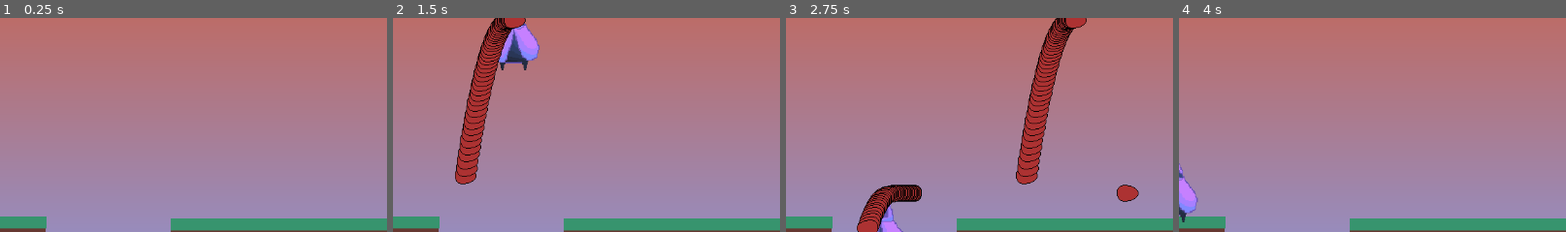
Above: before the commit, frames 1-4 (left to right).
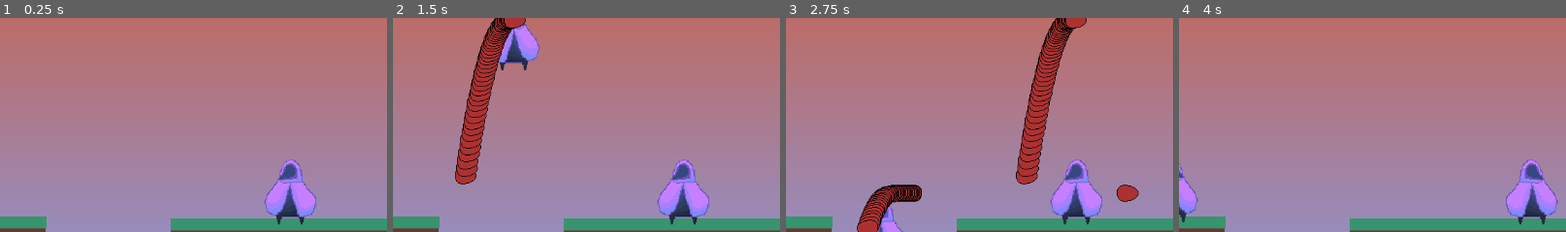
Above: after the commit, the same moments.

Repository: williammartinek22/PlatformFighter
Game: Godot game, scene res://main_scene.tscn
Same seed, same stepped clock (60 frames per second), same inputs: the game is played once before the commit and once after it. This scene is started directly instead of the project's main scene.
Inputs:
- Up to frame 1 (0.25 s): no input
- Up to frame 2 (1.5 s): tap Enter (ui_accept) at 0.5, 0.77 s; hold C (C) 0.53-1.28 s; hold Right (ui_right) from 0.53 s (still down); tap S (S) at 0.8, 1.35 s
- Up to frame 3 (2.75 s): tap Enter (ui_accept) at 1.52 s; tap Z (Z) at 1.55, 2.1 s; release Right (ui_right) at 2.03 s; hold Left (ui_left) from 2.03 s (still down); hold C (C) from 2.03 s (still down)
- Up to frame 4 (4 s): release Left (ui_left) at 2.78 s; release C (C) at 2.78 s; hold Right (ui_right) from 2.78 s (still down); tap C (C) at 2.85 s; tap Enter (ui_accept) at 3.02, 3.77 s; tap S (S) at 3.05 s; tap R (R) at 3.6 s; tap Z (Z) at 3.8 s
The pictures show only the part of the screen within x 33-83%, y 9-59%; the shares and areas given below are measured in that part.

The runs differ from the first frame. In frame 1, 2.4% of the frame differs, in the area x 68-82%, y 66-97%; in frame 2, 2.4%; in frame 3, 2.4%; in frame 4, 2.4%, in the area x 84-98%, y 66-97%.

Commit message:
Fixed an error preventing players from spawning correctly

Diff:
--- a/Multiplayer/multiplayer_manager.gd
+++ b/Multiplayer/multiplayer_manager.gd
@@ -5,14 +5,8 @@
 
 var multiplayer_scene = preload("res://gauzy_character.tscn")
 
-var characterOne:
-	set(character):
-		characterOne = character
-		print("CharacterOne changed to " + characterOne.get_path())
-var characterTwo:
-	set(character):
-		characterTwo = character
-		print("CharacterTwo changed to " + characterTwo.get_path())
+var characterOne
+var characterTwo
 var selectorOne
 var selectorTwo
 var player_2_id
@@ -33,6 +27,7 @@
 
 	multiplayer.multiplayer_peer = server_peer #establish as server
 
+
 	multiplayer.peer_connected.connect(_control_selector)
 	#multiplayer.peer_connected.connect(_add_player_to_game)
 	#multiplayer.peer_disconnected.connect(_del_player)
@@ -41,7 +36,6 @@
 
 	if not OS.has_feature("dedicated_server"):
 		_control_selector(1)
-		#_add_player_to_game(1)
 
 func join_as_player_2():
 	print("Joining as player 2")
@@ -54,7 +48,6 @@
 	_remove_single_player()
 
 func _control_selector(id: int):
-	print("Added selector %s to the game" % id)
 	if id == 1:
 		selectorOne.player_id = id
 	else:
@@ -62,6 +55,8 @@
 		selectorTwo.player_id = id
 
 func _add_player_to_game(id: int):
+	if !multiplayer.is_server():
+		return
 	print("Added player %s to the game" % id)
 
 	var player_to_add
--- a/SelectorInputSynchronizer.gd
+++ b/SelectorInputSynchronizer.gd
@@ -33,7 +33,6 @@
 		move.rpc(player.index + player.columns)
 
 	if Input.is_action_just_pressed("Z"):
-		print("OK?")
 		press.rpc(player.index)
 
 	if Input.is_action_just_pressed("X"):
--- a/SelectorInputSynchronizer2.gd
+++ b/SelectorInputSynchronizer2.gd
@@ -30,7 +30,6 @@
 		move.rpc(player.index + player.columns)
 
 	if Input.is_action_just_pressed("Z"):
-		print("OK")
 		press.rpc(player.index)
 
 	if Input.is_action_just_pressed("X"):
--- a/main_scene.gd
+++ b/main_scene.gd
@@ -5,10 +5,8 @@
 func _ready():
 	%AudioStreamPlayer.play()
 	MultiplayerManager._add_player_to_game(1)
-	if MultiplayerManager.player_2_id:
-		MultiplayerManager._add_player_to_game(MultiplayerManager.player_2_id)
+	MultiplayerManager._add_player_to_game(multiplayer.peer_connected.get_object_id())
 
-# Called every frame. 'delta' is the elapsed time since the previous frame.
 func _process(_delta):
 	if Input.is_action_just_released("R"):
 		get_tree().reload_current_scene()
